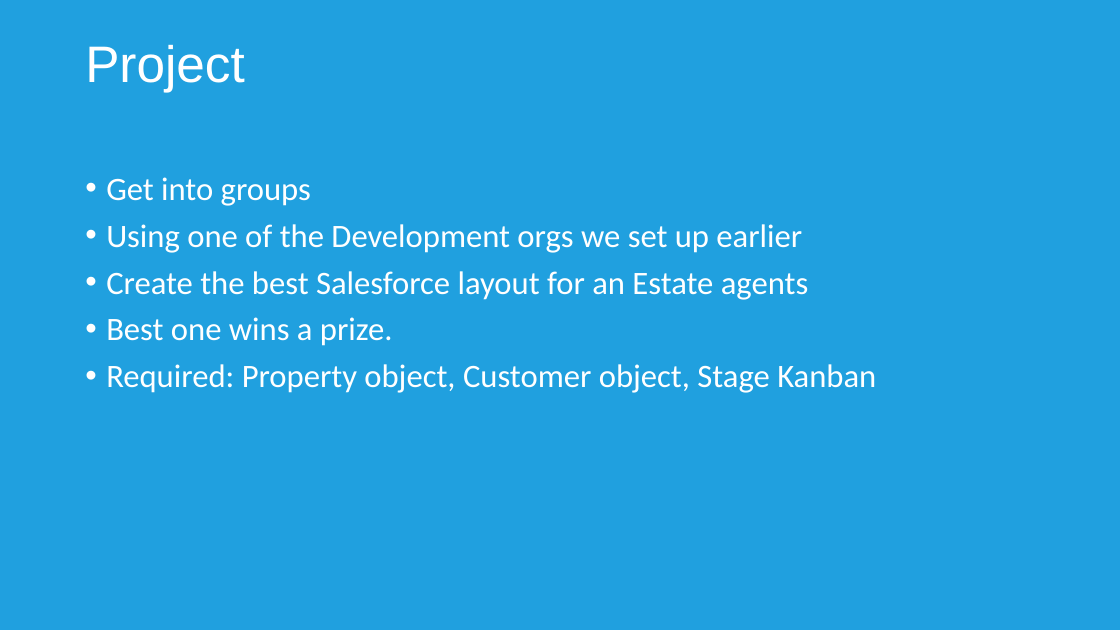
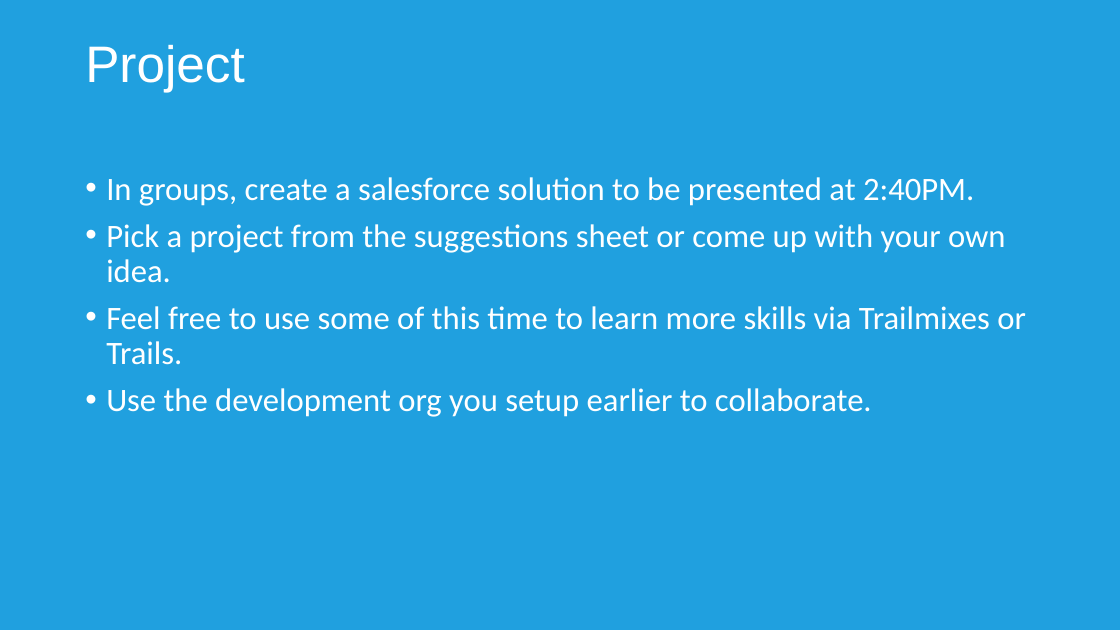
Before and after one commit to UTC-Reading-Salesforce-Student-Group/Salesforce-Introduction-Session, a slide deck: slide 8 of Documents/Salesforce Intro.pptx. Drawn at 1120x630 pixels with LibreOffice and Linux fonts; fonts in the diff are those of the drawing; background and template pictures are left out. Boxes give left, top, right and bottom in pixels: in the first picture for what was removed or moved away, otherwise in the second. Text is boxed around its words. In the diff, an @@ line names an element or a change of style, - is before the commit and + after.

```diff
--- a/Documents/Salesforce Intro.pptx
+++ b/Documents/Salesforce Intro.pptx
@@ text at [106,177,1026,417]: text changed @@
-• Get into groups
-• Using one of the Development orgs we set up earlier
-• Create the best Salesforce layout for an Estate agents
-• Best one wins a prize.
-• Required: Property object, Customer object, Stage Kanban
+• In groups, create a salesforce solution to be presented at 2:40PM.
+• Pick a project from the suggestions sheet or come up with your own idea.
+• Feel free to use some of this time to learn more skills via Trailmixes or Trails.
+• Use the development org you setup earlier to collaborate.
```
Also in this commit, not shown: 6 other slides changed, 2 slides added, 1 slide removed.
